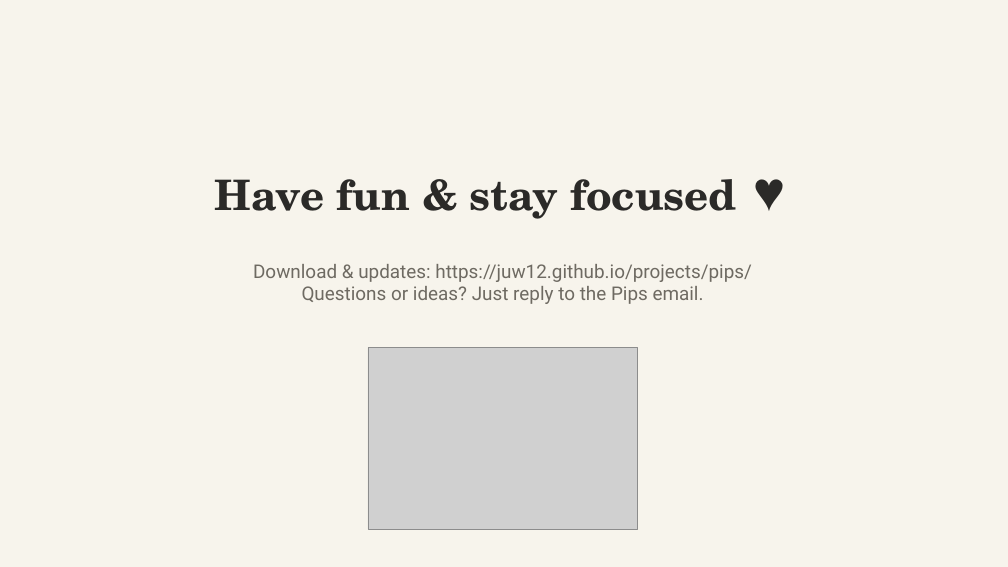
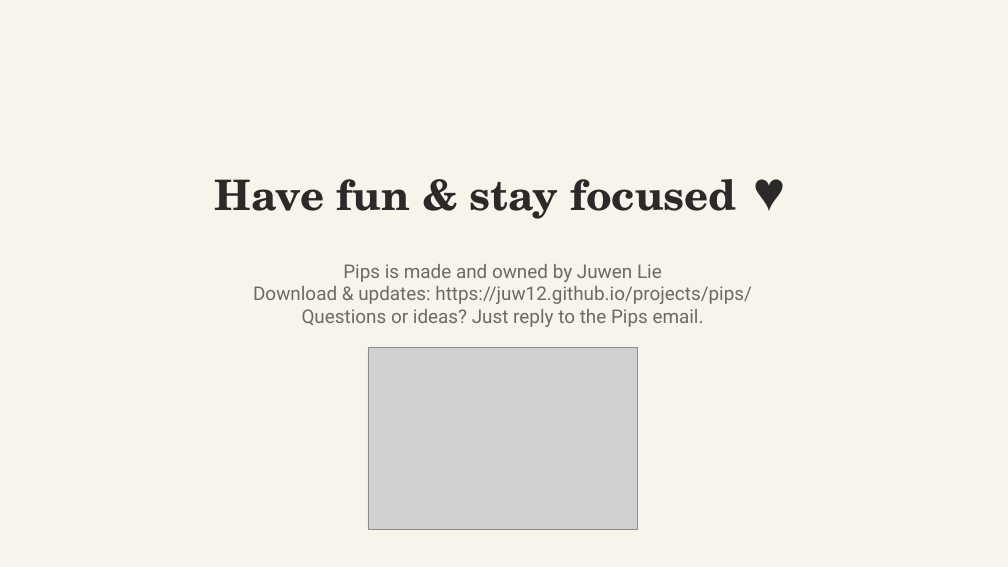
Before and after one commit to juw12/projects, a slide deck: slide 17 of apps/pips/web/download/Pips-Guide.pptx. Drawn at 1008x567 pixels with LibreOffice and Linux fonts; fonts in the diff are those of the drawing; grey boxes stand for pictures. Boxes give left, top, right and bottom in pixels: in the first picture for what was removed or moved away, otherwise in the second. Text is boxed around its words. In the diff, an @@ line names an element or a change of style, - is before the commit and + after.

Commit message:
pips 2.1.1: Owner info

```diff
--- a/apps/pips/web/download/Pips-Guide.pptx
+++ b/apps/pips/web/download/Pips-Guide.pptx
@@ text at box(343, 264, 662, 282): paragraph added @@
+Pips is made and owned by Juwen Lie
```
Also in this commit, not shown: 3 other slides changed, 10 other files.
